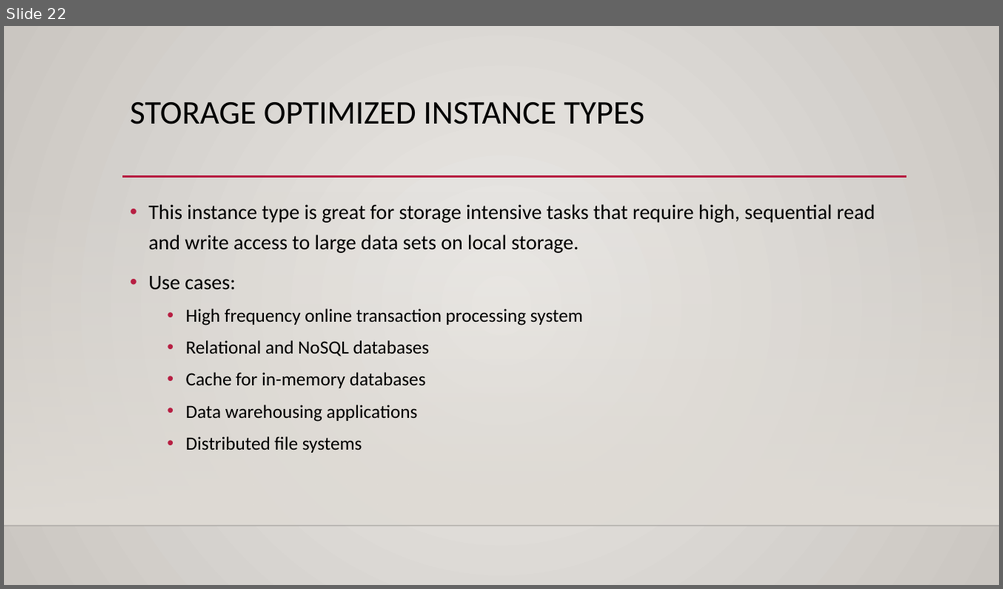
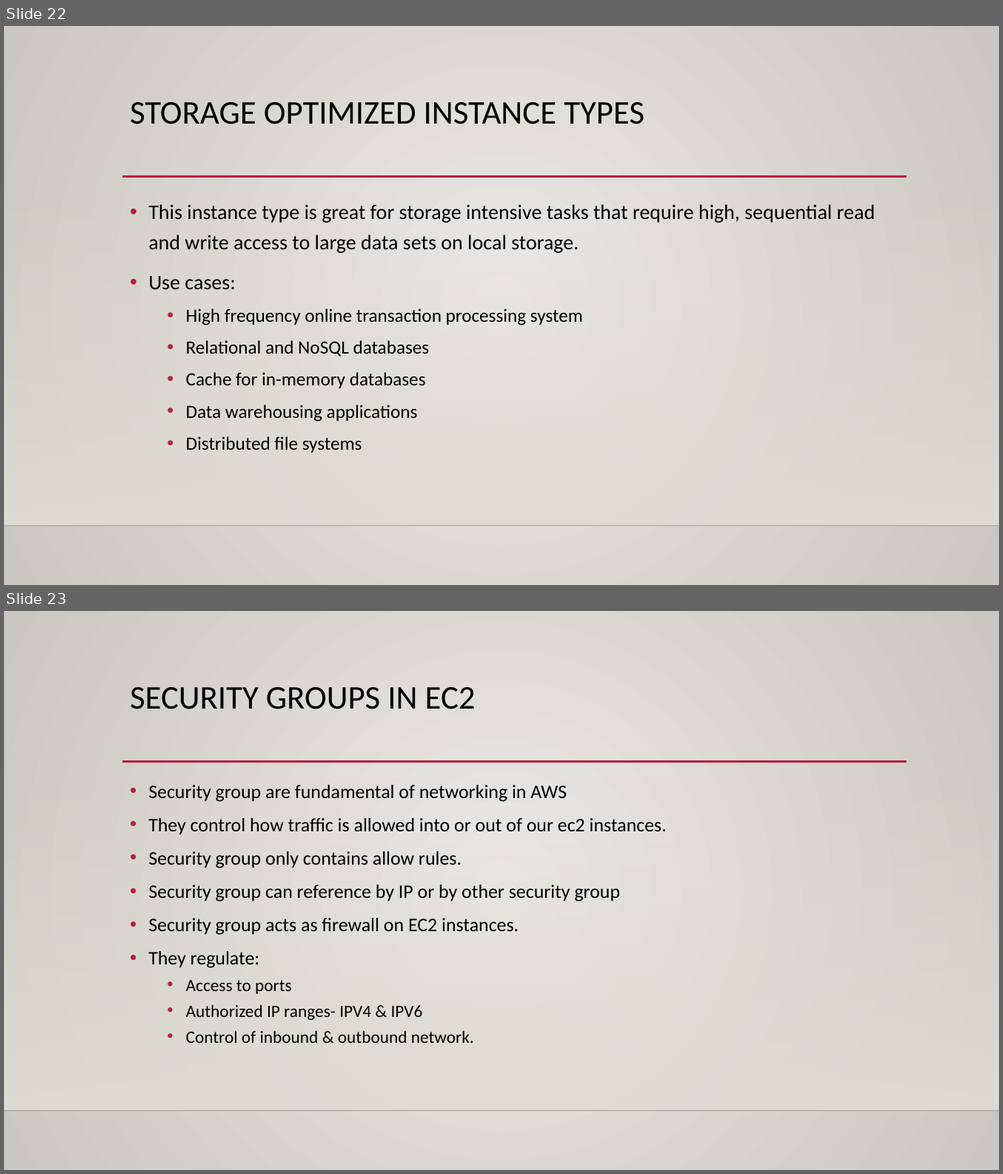
Before and after one commit to kushalnaidu007/AWS-Solution-Architect, a slide deck: AWS-SAA.pptx. Shown one above the other, each under a label of ours: slide 22 before the commit, slides 22 and 23 after it. The pictures are 1003x589 and 1003x1174 pixels, drawn with LibreOffice and Linux fonts; fonts in the diff are those of the drawing; background and template pictures are left out. Boxes give left, top, right and bottom in pixels: in the first picture for what was removed or moved away, otherwise in the second. Text is boxed around its words. In the diff, an @@ line names an element or a change of style, - is before the commit and + after.

Commit message:
updated the ppt with EC2
Added more information about the security groups, how to SSH the EC2 instance and different pricing options of EC2.

```diff
--- a/AWS-SAA.pptx
+++ b/AWS-SAA.pptx
@@ slide 23 added at [4, 611, 999, 1170], background gradient #ECEAE7 to #CAC7C1; not listed: 3 template elements that a slide beside it also shows @@
@@ title added at [130, 687, 475, 709], 32 pt, text #000000 @@
+SECURITY GROUPS IN EC2
@@ text added at [148, 785, 666, 1043], 18.5 pt, text #000000 @@
+• Security group are fundamental of networking in AWS
+• They control how traffic is allowed into or out of our ec2 instances.
+• Security group only contains allow rules.
+• Security group can reference by IP or by other security group
+• Security group acts as firewall on EC2 instances.
+• They regulate:
+  • Access to ports
+  • Authorized IP ranges- IPV4 & IPV6
+  • Control of inbound & outbound network.
```
Also in this commit, not shown: 15 other slides added.
